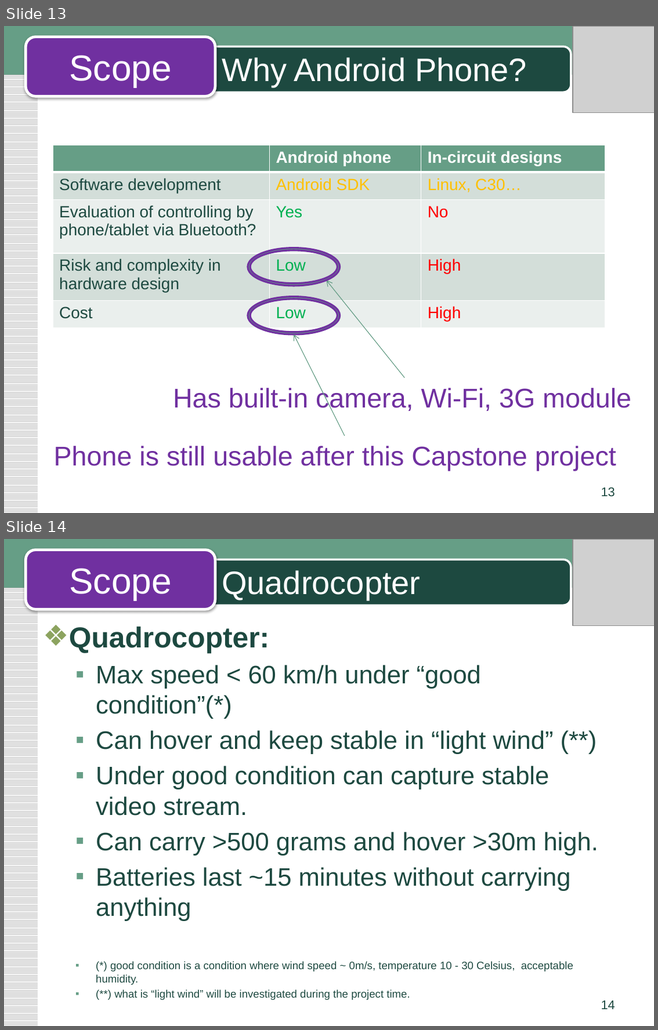
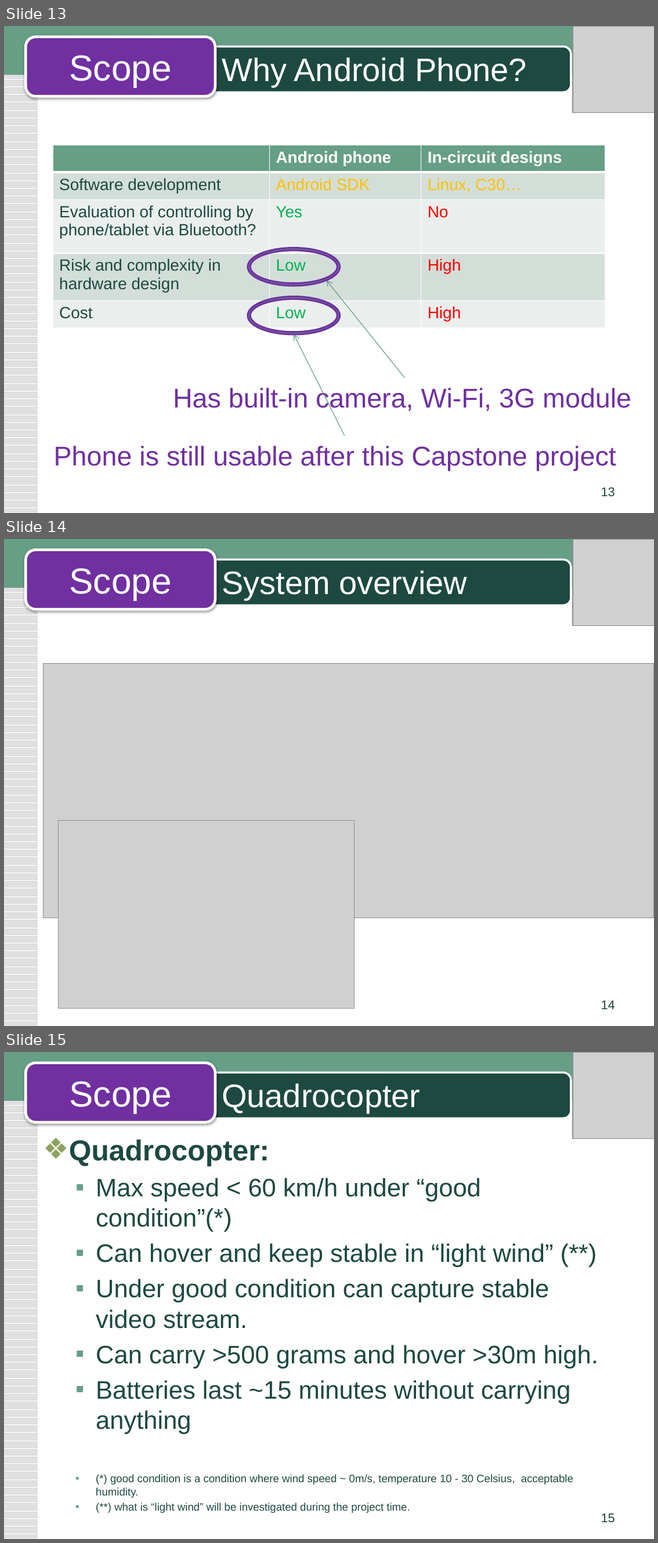
Before and after one commit to phong1990/fufo-innovation, a slide deck: Document/03.Requirement/FUFO_Scope_pptx.pptx. Shown one above the other, each under a label of ours: slides 13 and 14 before the commit, slides 13, 14 and 15 after it. The pictures are 658x1030 and 658x1543 pixels, drawn with LibreOffice and Linux fonts; fonts in the diff are those of the drawing; grey boxes stand for pictures. Boxes give left, top, right and bottom in pixels: in the first picture for what was removed or moved away, otherwise in the second. Text is boxed around its words. In the diff, an @@ line names an element or a change of style, - is before the commit and + after.

Commit message:
update final version of report slide

```diff
--- a/Document/03.Requirement/FUFO_Scope_pptx.pptx
+++ b/Document/03.Requirement/FUFO_Scope_pptx.pptx
@@ slide 14 added at (x1=4, y1=539, x2=654, y2=1026), background #FFFFFF; not listed: 3 template elements that a slide beside it also shows @@
@@ rounded rectangle added at (x1=25, y1=550, x2=215, y2=610), fill #7030A0, outline #FFFFFF 3 pt, 40 pt, text #FFFFFF @@
+Scope
@@ picture added at (x1=572, y1=539, x2=654, y2=625) @@
@@ title added at (x1=221, y1=570, x2=467, y2=600), 36 pt, text #FFFFFF @@
+System overview
@@ picture added at (x1=43, y1=664, x2=654, y2=918) @@
@@ picture added at (x1=58, y1=820, x2=354, y2=1009) @@
@@ page number added at (x1=601, y1=1001, x2=615, y2=1009), 14 pt, text #1D4940 @@
+14
@@ what was slide 14 is now slide 15 @@
@@ page number at (x1=601, y1=1514, x2=615, y2=1523): text changed @@
-14
+15
```
